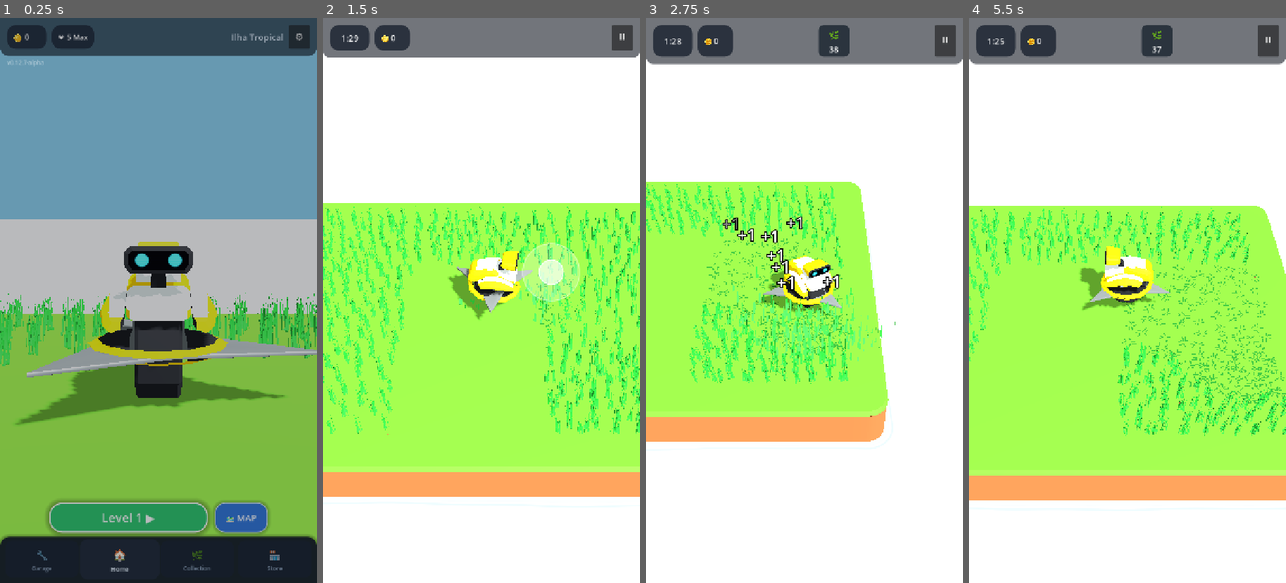
Above: before the commit, frames 1-4 (left to right).
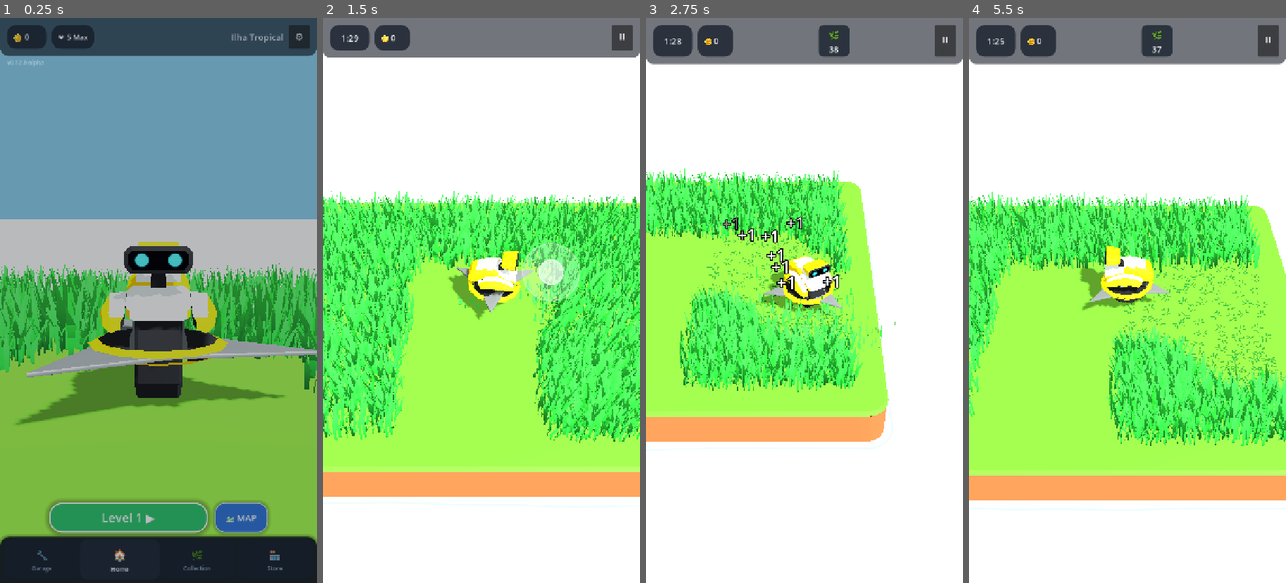
Above: after the commit, the same moments.

Repository: rogerbif/grass-cut-bot
Game: Godot game, scene res://scenes/menu/main_menu.tscn
The game is run twice, just before and just after one commit, with the same random seed, the same clock (stepped at 60 frames per second) and the same inputs.
Inputs (mouse positions are in pixels of both pictures, inside the frame that each line leads up to):
- Up to frame 1 (0.25 s): no input
- Up to frame 2 (1.5 s): click "Level 1 ▶" at 0.5 s; tap Enter at 1.25 s; move the mouse to (551, 272) at 1.27 s; hold Right (ui_right) from 1.28 s (still down); hold Alt from 1.28 s (still down); click (551, 272) at 1.42 s
- Up to frame 3 (2.75 s): release Right (ui_right) at 2 s; release Alt at 2 s; drag from (741, 328) to (788, 413) at 2.02 s
- Up to frame 4 (5.5 s): move the mouse to (1159, 176) at 2.77 s; hold Right (ui_right) 2.78-3.5 s; tap Z at 2.85 s; drag from (1111, 413) to (1032, 215) at 3.52 s; move the mouse to (1222, 385) at 4.27 s; hold Left (ui_left) 4.28-5 s; tap 1 at 4.35 s; drag from (1032, 215) to (1079, 159) at 5.02 s

The runs differ from the first frame. In frame 1, 7.9% of the frame differs, in the area x 0-100%, y 7-67%; in frame 2, 24%, in the area x 0-100%, y 30-76%; in frame 3, 11%; in frame 4, 17%.

Commit message:
fix(graphics): restauracao da condensacao, envergadura e volume foliar da grama [v0.12.8-alpha]

Diff:
--- a/project.godot
+++ b/project.godot
@@ -11,7 +11,7 @@
 [application]
 
 config/name="Grass Cut Bot"
-config/version="0.12.7-alpha"
+config/version="0.12.8-alpha"
 run/main_scene="res://scenes/menu/main_menu.tscn"
 config/features=PackedStringArray("4.7", "Mobile")
 boot_splash/image="uid://3pegaomvcdut"
--- a/scripts/core/game_version.gd
+++ b/scripts/core/game_version.gd
@@ -7,7 +7,7 @@
 
 const MAJOR: int = 0
 const MINOR: int = 12
-const PATCH: int = 7
+const PATCH: int = 8
 const STAGE: String = "ALPHA" # "PRE-ALPHA", "ALPHA", "BETA", "RC", "RELEASE"
 const BUILD_TYPE: String = "dev" # "dev", "nightly", "public"
 
Binary file changed: assets/models/grass_01.glb
Binary file removed: assets/models/grass_01_backup_dense.glb
Not shown, changed: export_presets.cfg
Not shown, changed: docs/02_entidades_e_mecanicas/SISTEMA_DE_VEGETACAO.md
Not shown, added: docs/historico_melhorias/084_restauracao_condensacao_volume_grama.md
Not shown, changed: docs/historico_melhorias/INDICE_MELHORIAS.md
